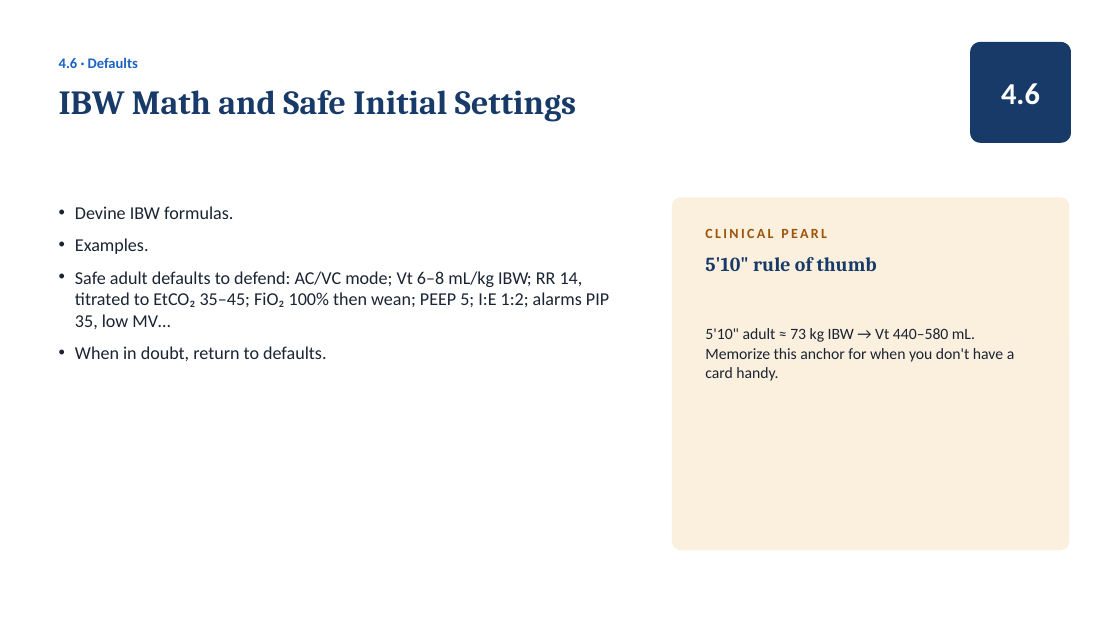
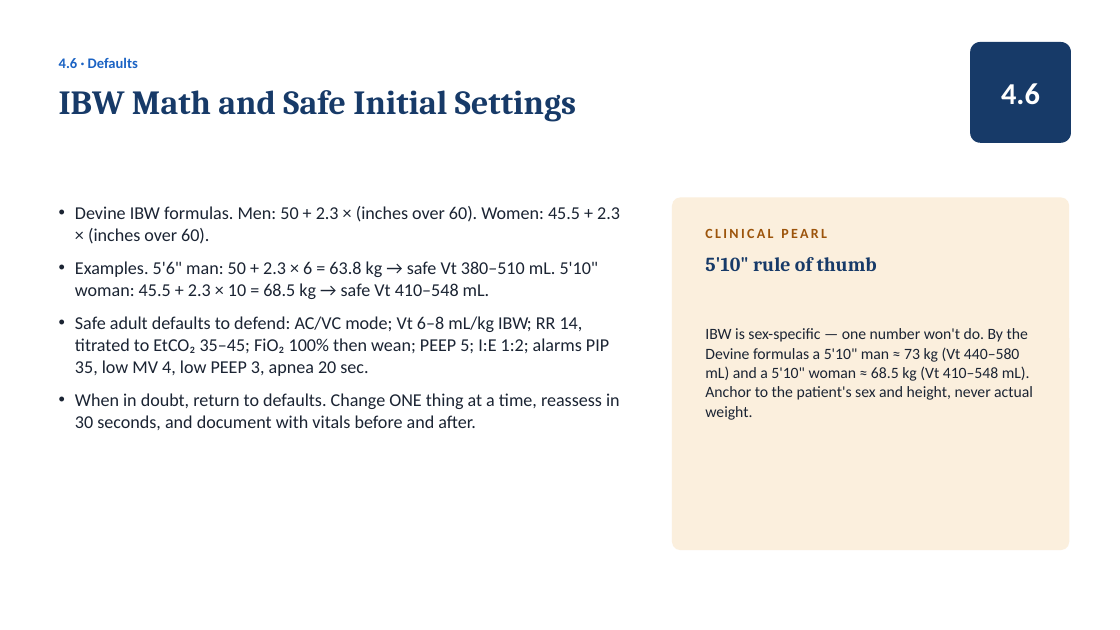
Before and after one commit to amr-kc-protocols/amr-kc-protocols, a slide deck: slide 8 of vta/slides/Module_4_Vent_Vocabulary_Initial_Settings.pptx. Drawn at 1120x630 pixels with LibreOffice and Linux fonts; fonts in the diff are those of the drawing. Boxes give left, top, right and bottom in pixels: in the first picture for what was removed or moved away, otherwise in the second. Text is boxed around its words. In the diff, an @@ line names an element or a change of style, - is before the commit and + after.

```diff
--- a/vta/slides/Module_4_Vent_Vocabulary_Initial_Settings.pptx
+++ b/vta/slides/Module_4_Vent_Vocabulary_Initial_Settings.pptx
@@ text at box(75, 206, 620, 430): text changed @@
-• Devine IBW formulas.
-• Examples.
-• Safe adult defaults to defend: AC/VC mode; Vt 6–8 mL/kg IBW; RR 14, titrated to EtCO₂ 35–45; FiO₂ 100% then wean; PEEP 5; I:E 1:2; alarms PIP 35, low MV…
-• When in doubt, return to defaults.
+• Devine IBW formulas. Men: 50 + 2.3 × (inches over 60). Women: 45.5 + 2.3 × (inches over 60).
+• Examples. 5'6" man: 50 + 2.3 × 6 = 63.8 kg → safe Vt 380–510 mL. 5'10" woman: 45.5 + 2.3 × 10 = 68.5 kg → safe Vt 410–548 mL.
+• Safe adult defaults to defend: AC/VC mode; Vt 6–8 mL/kg IBW; RR 14, titrated to EtCO₂ 35–45; FiO₂ 100% then wean; PEEP 5; I:E 1:2; alarms PIP 35, low MV 4, low PEEP 3, apnea 20 sec.
+• When in doubt, return to defaults. Change ONE thing at a time, reassess in 30 seconds, and document with vitals before and after.
@@ text at box(705, 328, 1033, 420): text changed @@
-5'10" adult ≈ 73 kg IBW → Vt 440–580 mL. Memorize this anchor for when you don't have a card handy.
+IBW is sex-specific — one number won't do. By the Devine formulas a 5'10" man ≈ 73 kg (Vt 440–580 mL) and a 5'10" woman ≈ 68.5 kg (Vt 410–548 mL). Anchor to the patient's sex and height, never actual weight.
```
Also in this commit, not shown: 8 other slides changed, 11 other files.
